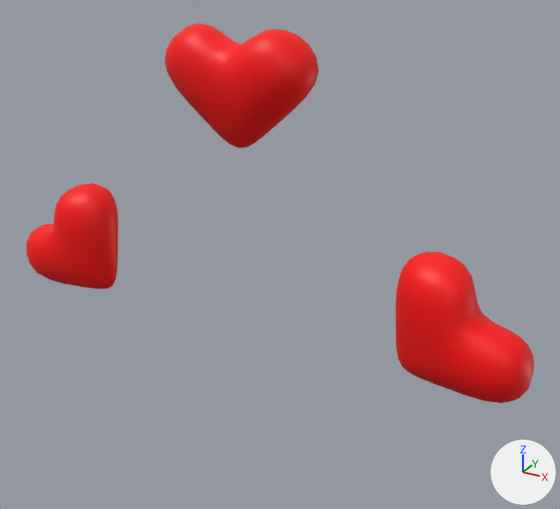
Renders of the glTF model glb/animation/heartanimation.glb from each side of a commit.
Rendered twice from a 50 mm camera at (9.69, -15.58, 9.5) aimed at (1.16, -0.08, 1.75). Lighting does not change. The marker at lower right points along +X, +Y and +Z.

Objects in the first picture: '立方体', '立方体.001', '立方体.002'.
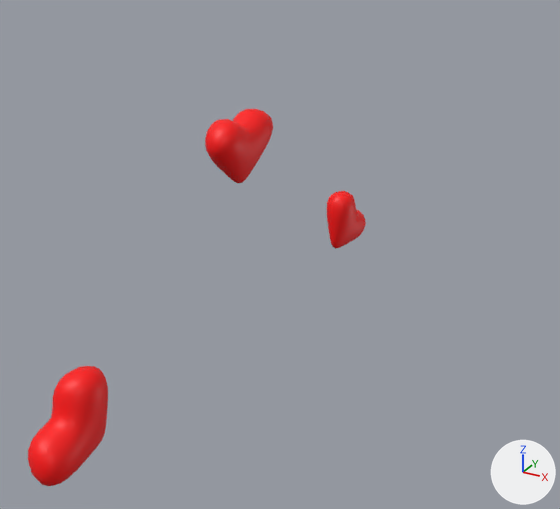
The edits, one by one:
Object '立方体' (ob_立方体) moves from (5.0, 0.0, 0.0) to (0.0, -6.0, -0.17).
Object '立方体' (ob_立方体) turns from (0, 0, 0) to (0, 0, -90) degrees about x, y and z.
Object '立方体' (ob_立方体) is rescaled from (1.0, 1.0, 1.0) to (0.605, 0.605, 0.605).
Object '立方体.001' (ob_立方体_001) moves from (-5.0, 0.0, 0.0) to (0.0, 6.0, -0.17).
Object '立方体.001' (ob_立方体_001) turns from (0, -90, 0) to (-90, -90, 0) degrees about x, y and z.
Object '立方体.001' (ob_立方体_001) is rescaled from (1.0, 1.0, 1.0) to (0.605, 0.605, 0.605).
Object '立方体.002' (ob_立方体_002) moves from (0.0, 0.0, 5.0) to (0.0, 0.0, 3.83).
Object '立方体.002' (ob_立方体_002) turns from (0, -45, 0) to (0, -45, -90) degrees about x, y and z.
Object '立方体.002' (ob_立方体_002) is rescaled from (1.0, 1.0, 1.0) to (0.605, 0.605, 0.605).

Changed parts and their boxes [x1, y1, x2, y2] in the pictures (560 x 509 px):
'立方体', moved, turned, rescaled
    before: [396, 252, 534, 403]
    after: [28, 366, 108, 486]
'立方体.002', moved, turned, rescaled
    before: [165, 23, 319, 148]
    after: [205, 109, 273, 183]
'立方体.001', moved, turned, rescaled
    before: [26, 183, 118, 289]
    after: [327, 191, 366, 249]
